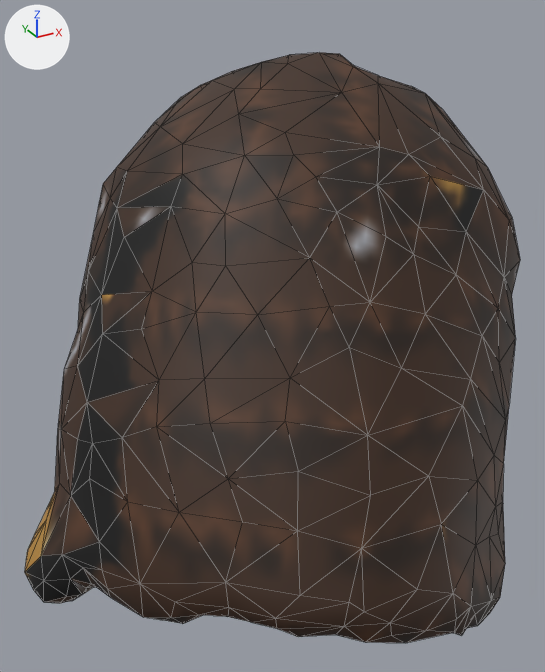
Renders of the glTF model www/proto3d/models/beth/equipment/fitted/wren/wren_leather_rare_glove_R_lod1.glb from each side of a commit.
Camera for both pictures: a 50 mm camera at (-0.46, -0.497, 0.991) aimed at (-0.275, -0.159, 0.823). Lighting does not change. The marker at upper left points along +X, +Y and +Z. The first picture is the older version. Mesh edges are drawn as thin lines. Vertices at exactly the same position are counted once.

The first picture shows 'wren_leather_rare_glove_R_lod1'.
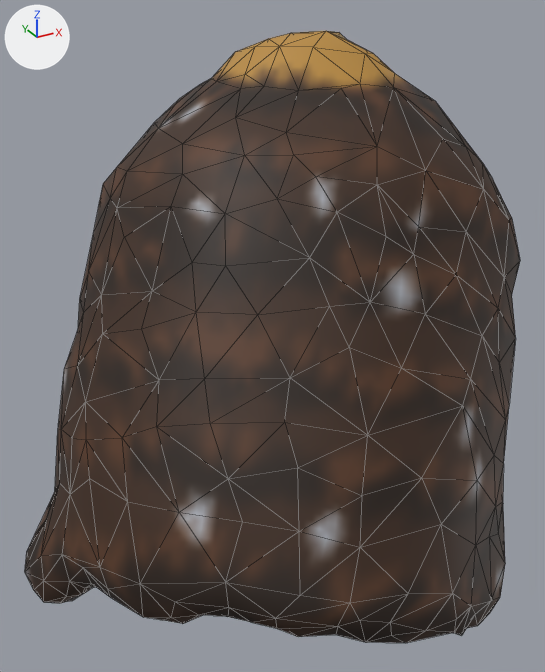
Changed parts and their boxes (x1, y1, x2, y2) in the pictures (545 x 672 px; the box of a moved part takes in the faces that stretch with it):
'wren_leather_rare_glove_R_lod1', reshaped
    before: (25, 52, 520, 643)
    after: (25, 31, 520, 643)
part 1 of me_wren_leather_rare_glove_r_hi_002, moved or reshaped
    both: (25, 334, 159, 596)
part 2 of me_wren_leather_rare_glove_r_hi_002, moved or reshaped
    before: (117, 52, 520, 257)
    after: (117, 31, 520, 258)
part 3 of me_wren_leather_rare_glove_r_hi_002, moved or reshaped
    both: (226, 406, 477, 642)
part 4 of me_wren_leather_rare_glove_r_hi_002, surface changed
    both: (25, 89, 520, 642)

The edits, one by one:
me_wren_leather_rare_glove_r_hi_002 is used by ob_wren_leather_rare_glove_r_lod1; location (0.0, 0.0, 0.0).
me_wren_leather_rare_glove_r_hi_002 had 796 vertices, 1592 faces and spanned x -0.425..-0.128, y -0.316..-0.018, z 0.642..0.969.
me_wren_leather_rare_glove_r_hi_002 now has 796 vertices, 1592 faces and spans x -0.425..-0.128, y -0.316..-0.018, z 0.632..0.979.
me_wren_leather_rare_glove_r_hi_002 part 1: 33 vertices moved from x -0.41..-0.159, y -0.255..-0.101, z 0.642..0.865 to x -0.411..-0.16, y -0.256..-0.101, z 0.635..0.865; 102 vertices removed from x -0.421..-0.143, y -0.249..-0.049, z 0.642..0.784; 100 vertices added at x -0.42..-0.143, y -0.239..-0.052, z 0.632..0.778.
me_wren_leather_rare_glove_r_hi_002 part 2: 24 vertices moved from x -0.348..-0.156, y -0.212..-0.025, z 0.838..0.968 to x -0.348..-0.158, y -0.208..-0.025, z 0.837..0.968; 70 vertices removed from x -0.33..-0.153, y -0.233..-0.038, z 0.806..0.969; 72 vertices added at x -0.329..-0.161, y -0.232..-0.039, z 0.809..0.979.
me_wren_leather_rare_glove_r_hi_002 part 3: 6 vertices moved from x -0.334..-0.273, y -0.294..-0.28, z 0.76..0.823 to x -0.334..-0.277, y -0.294..-0.28, z 0.76..0.824; 4 vertices removed from x -0.325..-0.291, y -0.315..-0.31, z 0.763..0.772; 4 vertices added at x -0.327..-0.296, y -0.315..-0.308, z 0.764..0.772.
me_wren_leather_rare_glove_r_hi_002 part 4: 1012 kept faces spanning x -0.425..-0.128, y -0.316..-0.018, z 0.662..0.956 get new texture (UV) coordinates.
Other edits to the shape of me_wren_leather_rare_glove_r_hi_002 do not show in these pictures.
